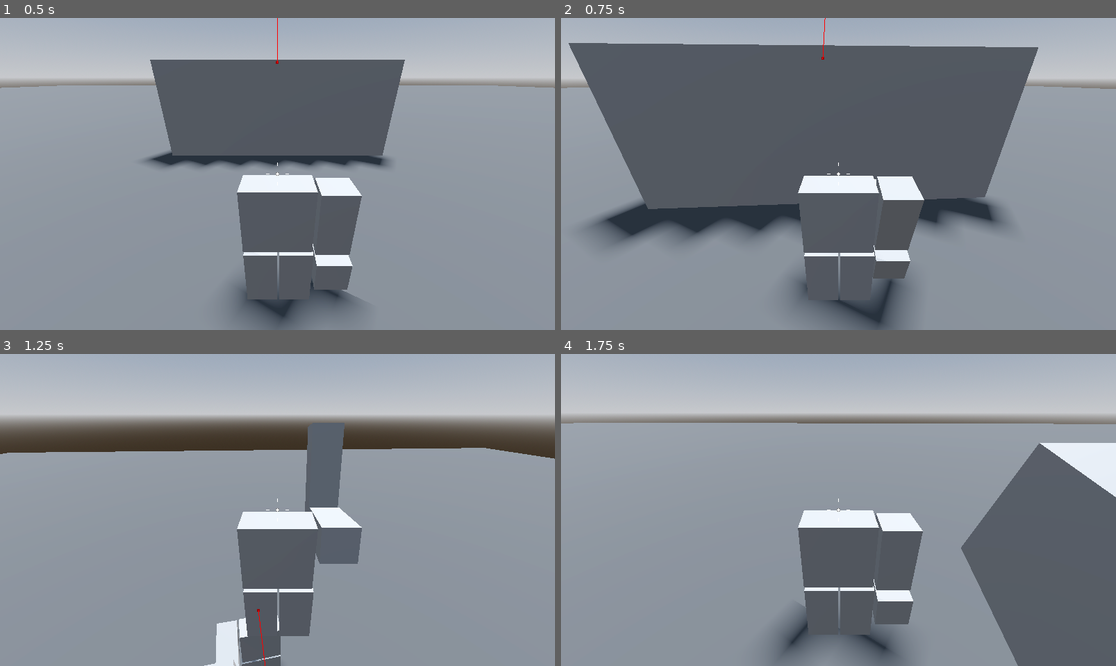
Above: before the commit, frames 1-4 (two rows, left to right).
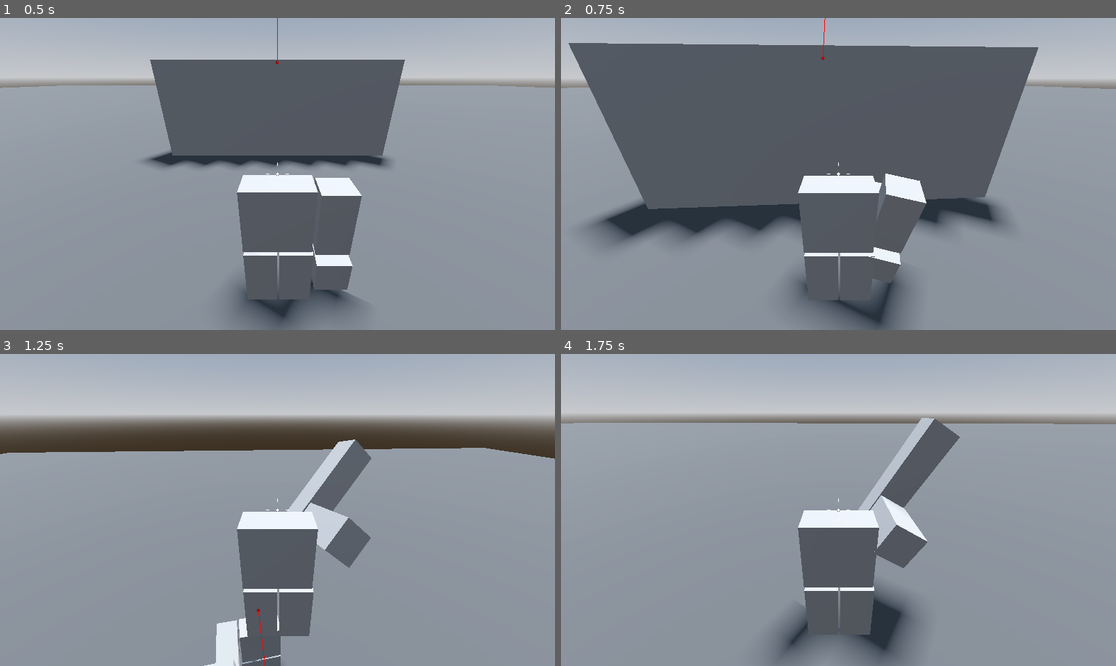
Above: after the commit, the same moments.

Repository: CommanderTempest/Spellblade-Delta
Game: Godot game, scene res://Levels/sandbox.tscn
Two runs of this game, one before a commit and one after it. Both use one fixed random seed, a clock stepped at 60 frames per second and the inputs below.
Inputs (mouse positions are in pixels of both pictures, inside the frame that each line leads up to):
- Up to frame 1 (0.5 s): no input
- Up to frame 2 (0.75 s): tap Enter at 0.5 s; move the mouse to (866, 174) at 0.52 s; hold W (move_forward) from 0.53 s (still down); click (866, 174) at 0.6 s
- Up to frame 3 (1.25 s): keep holding W (move_forward); tap Space (jump) at 0.77 s
- Up to frame 4 (1.75 s): keep holding W (move_forward); move the mouse to (810, 510) at 1.27 s; click (810, 510) at 1.35 s; tap Space (jump) at 1.52 s

Frame 1 is identical in both runs. In frame 2, 0.5% of the frame differs, in the area x 55-66%, y 49-86%; in frame 3, 2.8%; in frame 4, 20%, in the area x 53-100%, y 20-100%.

Commit message:
Enemy Attacks & Cleaner Animation
+Sword animations are better for fighting
+Enemy will now deal damage

Diff:
--- a/Enemy/enemy.gd
+++ b/Enemy/enemy.gd
@@ -7,13 +7,20 @@
 var gravity = ProjectSettings.get_setting("physics/3d/default_gravity")
 @onready var navigation_agent_3d = $NavigationAgent3D
 @onready var animation_player = $AnimationPlayer
+@onready var swing_timer = $SwingTimer
 
 @export var max_hitpoints := 100
 @export var attack_range := 1.5
 @export var enemy_damage := 20
 @export var aggro_range := 12.0
+@export var attack_speed := 0.6
 
 @export var weapon: Node3D # this enemy's wielded weapon
+
+var isSwinging := false
+var canSwing := true
+
+var contactEnemy : Node3D # the enemy the weapon is in contact with
 
 var player
 var provoked := false
@@ -26,7 +33,7 @@
 
 func _ready() -> void:
 	player = get_tree().get_first_node_in_group("Player")
-	#animation_player.play("Idle")
+	swing_timer.wait_time = attack_speed
 
 func _process(delta) -> void:
 	if provoked:
@@ -47,8 +54,7 @@
 
 	if provoked:
 		if distance <= attack_range:
-			animation_player.play("Attack")
-			#attack()
+			attack()
 
 	if direction:
 		look_at_target(-direction)
@@ -67,9 +73,41 @@
 	look_at(global_position + adjusted_direction, Vector3.UP, true)
 
 func attack() -> void:
-	#player.hitpoints -= enemy_damage
-	#player.take_damage()
-	print("?")
+	if canSwing:
+		animation_player.play("Attack")
+		isSwinging = true
+		canSwing = false
+		if isWeaponInContact and isSwinging:
+			print("Hit Player! Contact")
+			if contactEnemy:
+				contactEnemy.take_damage(enemy_damage)
 
-func enemy_take_damage() -> void:
+func enemy_take_damage(damage: int) -> void:
 	print("Took som damage! ENEMY")
+	hitpoints -= damage
+
+#*************SIGNALS******************
+
+var isWeaponInContact := false # if weapon is currently inside another body
+
+func _on_sword_body_entered(body):
+	if body != self:
+		if body.is_in_group("Player"):
+			isWeaponInContact = true
+			contactEnemy = body
+			if contactEnemy:
+				contactEnemy.take_damage(enemy_damage)
+		elif body.is_in_group("Enemy"):
+			print("Stop hitting yoself")
+
+func _on_sword_body_exited(body):
+	if body != self:
+		isWeaponInContact = false
+
+func _on_swing_timer_timeout():
+	canSwing = true
+
+func _on_animation_player_animation_finished(anim_name):
+	if anim_name == "Attack":
+		isSwinging = false
+	swing_timer.start()
--- a/Enemy/enemy.tscn
+++ b/Enemy/enemy.tscn
@@ -5,3 +5,7 @@
 [node name="Enemy" type="CharacterBody3D" groups=["Enemy"]]
 transform = Transform3D(0.2, 0, 0, 0, 0.2, 0, 0, 0, 0.2, 0, 0.25, -3)
 script = ExtResource("1_wuem0")
+
+[node name="SwingTimer" type="Timer" parent="."]
+
+[connection signal="timeout" from="SwingTimer" to="." method="_on_swing_timer_timeout"]
--- a/Enemy/swordsman.tscn
+++ b/Enemy/swordsman.tscn
@@ -17,6 +17,7 @@
 
 [sub_resource type="Animation" id="Animation_s8mkr"]
 resource_name = "Attack"
+length = 1.5
 tracks/0/type = "value"
 tracks/0/imported = false
 tracks/0/enabled = true
@@ -24,10 +25,10 @@
 tracks/0/interp = 1
 tracks/0/loop_wrap = true
 tracks/0/keys = {
-"times": PackedFloat32Array(0, 0.5, 1),
-"transitions": PackedFloat32Array(-2, -2, -2),
+"times": PackedFloat32Array(0, 0.5, 0.7, 1.1, 1.5),
+"transitions": PackedFloat32Array(-2, -2, -2, -2, -2),
 "update": 0,
-"values": [Vector3(0, 0, 0), Vector3(1.5708, 0, 0), Vector3(0, 0, 0)]
+"values": [Vector3(0, 0, 0), Vector3(1.5708, 0, 0), Vector3(0.399073, 0.899455, 0), Vector3(1.5708, 0, 0), Vector3(0, 0, 0)]
 }
 tracks/1/type = "value"
 tracks/1/imported = false
@@ -36,10 +37,10 @@
 tracks/1/interp = 1
 tracks/1/loop_wrap = true
 tracks/1/keys = {
-"times": PackedFloat32Array(0, 0.5, 1),
-"transitions": PackedFloat32Array(-2, -2, -2),
+"times": PackedFloat32Array(0, 0.5, 0.7, 1.1, 1.5),
+"transitions": PackedFloat32Array(-2, -2, -2, -2, -2),
 "update": 0,
-"values": [Vector3(0.8, 0.5, 0), Vector3(0.8, 0.75, -0.25), Vector3(0.8, 0.5, 0)]
+"values": [Vector3(0.8, 0.5, 0), Vector3(0.8, 0.75, -0.25), Vector3(0.8, 0.75, -0.25), Vector3(0.8, 0.75, -0.25), Vector3(0.8, 0.5, 0)]
 }
 
 [sub_resource type="Animation" id="Animation_n4k3c"]
@@ -108,3 +109,7 @@
 
 [node name="NavigationAgent3D" type="NavigationAgent3D" parent="." index="6"]
 debug_enabled = true
+
+[connection signal="body_entered" from="Arm/Sword" to="." method="_on_sword_body_entered"]
+[connection signal="body_exited" from="Arm/Sword" to="." method="_on_sword_body_exited"]
+[connection signal="animation_finished" from="AnimationPlayer" to="." method="_on_animation_player_animation_finished"]
--- a/Player/player.gd
+++ b/Player/player.gd
@@ -8,6 +8,7 @@
 @export var max_posture := 100
 @export var posture_damage := 20
 @export var speed := 2.0
+@export var player_damage := 20
 
 @onready var camera_pivot = $CameraPivot
 @onready var smooth_camera = $CameraPivot/SmoothCamera
@@ -120,9 +121,9 @@
 		if isWeaponInContact and isSwinging:
 			print("Hit enemy! Contact")
 			if contactEnemy:
-				contactEnemy.enemy_take_damage()
+				contactEnemy.enemy_take_damage(player_damage)
 
-func take_damage() -> void:
+func take_damage(damage: int) -> void:
 	if isParrying:
 		print("PARRIED!")
 	elif isDodging:
@@ -132,6 +133,7 @@
 		posture -= posture_damage
 	else:
 		print("YOU'VE BEEN HIT!")
+		hitpoints -= damage
 
 
 #**********TIMERS***********
--- a/Player/player.tscn
+++ b/Player/player.tscn
@@ -20,6 +20,7 @@
 
 [sub_resource type="Animation" id="Animation_s8mkr"]
 resource_name = "Attack"
+length = 1.5
 tracks/0/type = "value"
 tracks/0/imported = false
 tracks/0/enabled = true
@@ -27,10 +28,10 @@
 tracks/0/interp = 1
 tracks/0/loop_wrap = true
 tracks/0/keys = {
-"times": PackedFloat32Array(0, 0.5, 1),
-"transitions": PackedFloat32Array(-2, -2, -2),
+"times": PackedFloat32Array(0, 0.5, 0.8, 1.1, 1.4),
+"transitions": PackedFloat32Array(-2, -2, -2, -2, -2),
 "update": 0,
-"values": [Vector3(0, 0, 0), Vector3(1.5708, 0, 0), Vector3(0, 0, 0)]
+"values": [Vector3(0, 0, 0), Vector3(1.0472, -1.5708, -1.5708), Vector3(0.236934, 0.221131, -0.629326), Vector3(1.0472, -1.5708, -1.5708), Vector3(0, 0, 0)]
 }
 tracks/1/type = "value"
 tracks/1/imported = false
@@ -39,10 +40,10 @@
 tracks/1/interp = 1
 tracks/1/loop_wrap = true
 tracks/1/keys = {
-"times": PackedFloat32Array(0, 0.5, 1),
-"transitions": PackedFloat32Array(-2, -2, -2),
+"times": PackedFloat32Array(0, 0.5, 0.8, 1.1, 1.4),
+"transitions": PackedFloat32Array(-2, -2, -2, -2, -2),
 "update": 0,
-"values": [Vector3(0.8, 1.25, 0), Vector3(0.8, 1.5, -0.25), Vector3(0.8, 1.25, 0)]
+"values": [Vector3(0.8, 1.25, 0), Vector3(0.8, 1.5, -0.25), Vector3(0.65649, 1.42, -0.17), Vector3(0.8, 1.5, -0.25), Vector3(0.8, 1.25, 0)]
 }
 
 [sub_resource type="Animation" id="Animation_n4k3c"]
